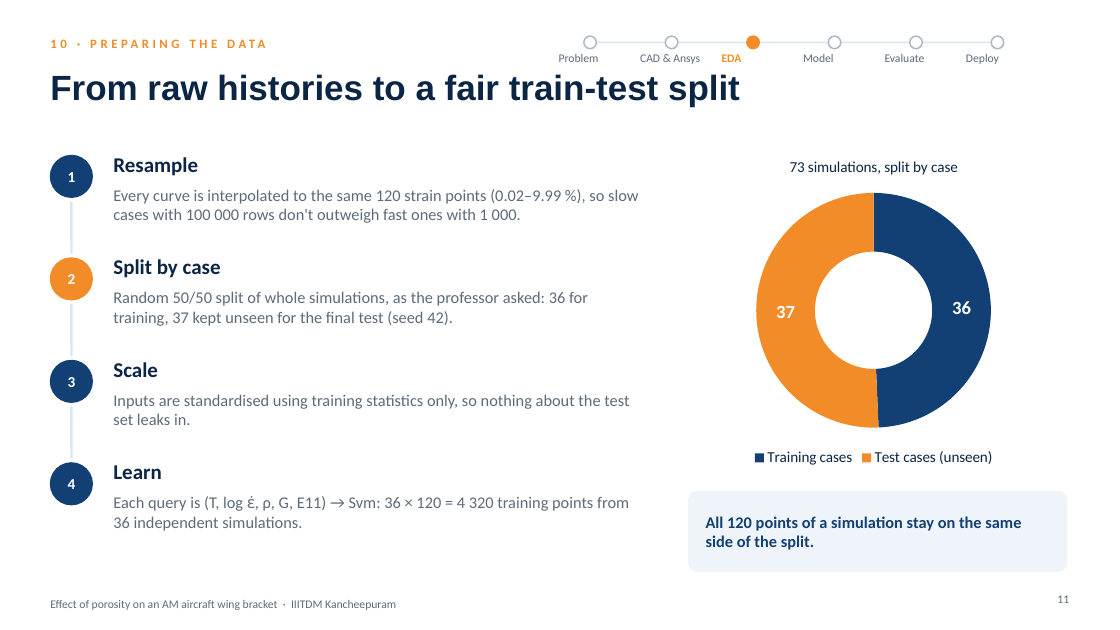
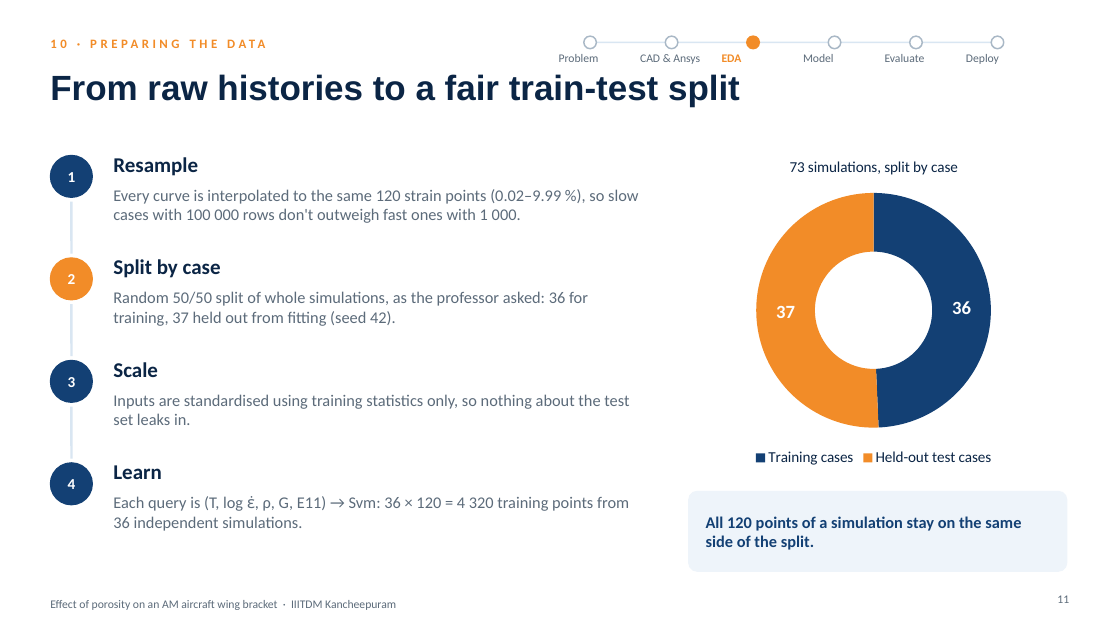
Before and after one commit to SaravananRamar06/MMM-ML, a slide deck: slide 11 of presentation/Final Presentation - Porosity in an AM Wing Bracket.pptx. Drawn at 1120x630 pixels with LibreOffice and Linux fonts; fonts in the diff are those of the drawing. Boxes give left, top, right and bottom in pixels: in the first picture for what was removed or moved away, otherwise in the second. Text is boxed around its words. In the diff, an @@ line names an element or a change of style, - is before the commit and + after.

```diff
--- a/presentation/Final Presentation - Porosity in an AM Wing Bracket.pptx
+++ b/presentation/Final Presentation - Porosity in an AM Wing Bracket.pptx
@@ doughnut chart at (689, 143, 1059, 471) @@
-categories: Training cases, Test cases (unseen)
+categories: Training cases, Held-out test cases
@@ text at (113, 291, 588, 326): text changed @@
-Random 50/50 split of whole simulations, as the professor asked: 36 for training, 37 kept unseen for the final test (seed 42).
+Random 50/50 split of whole simulations, as the professor asked: 36 for training, 37 held out from fitting (seed 42).
```
Also in this commit, not shown: 13 other slides changed, 2 slides added, 7 other files.
